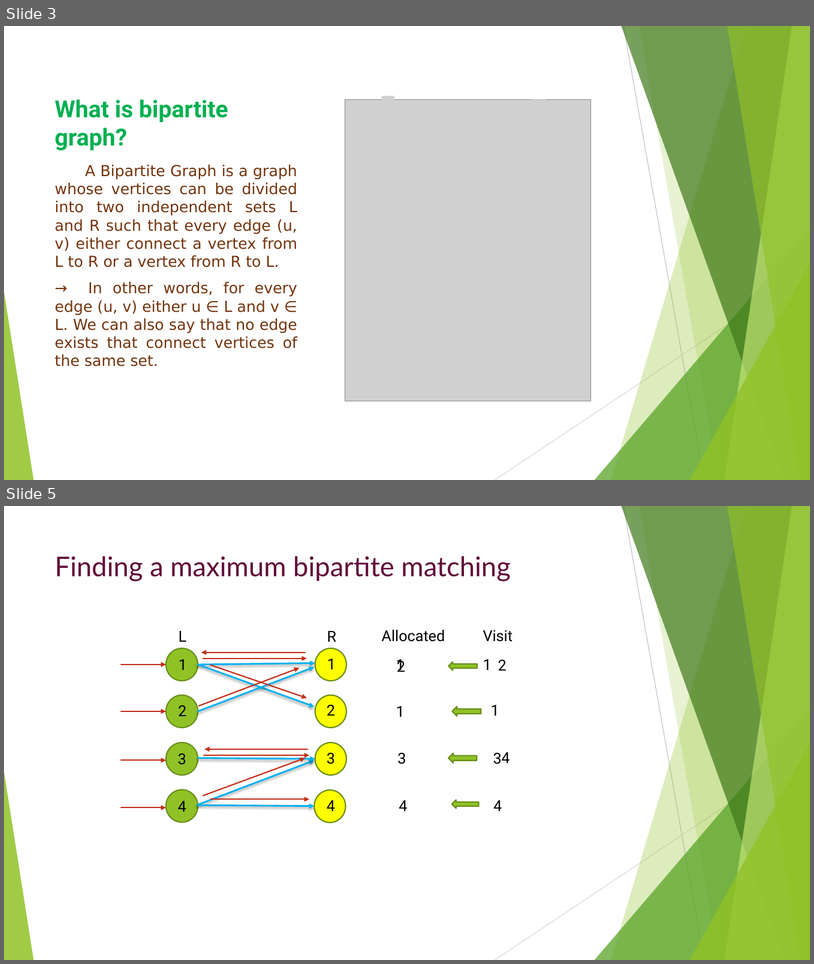
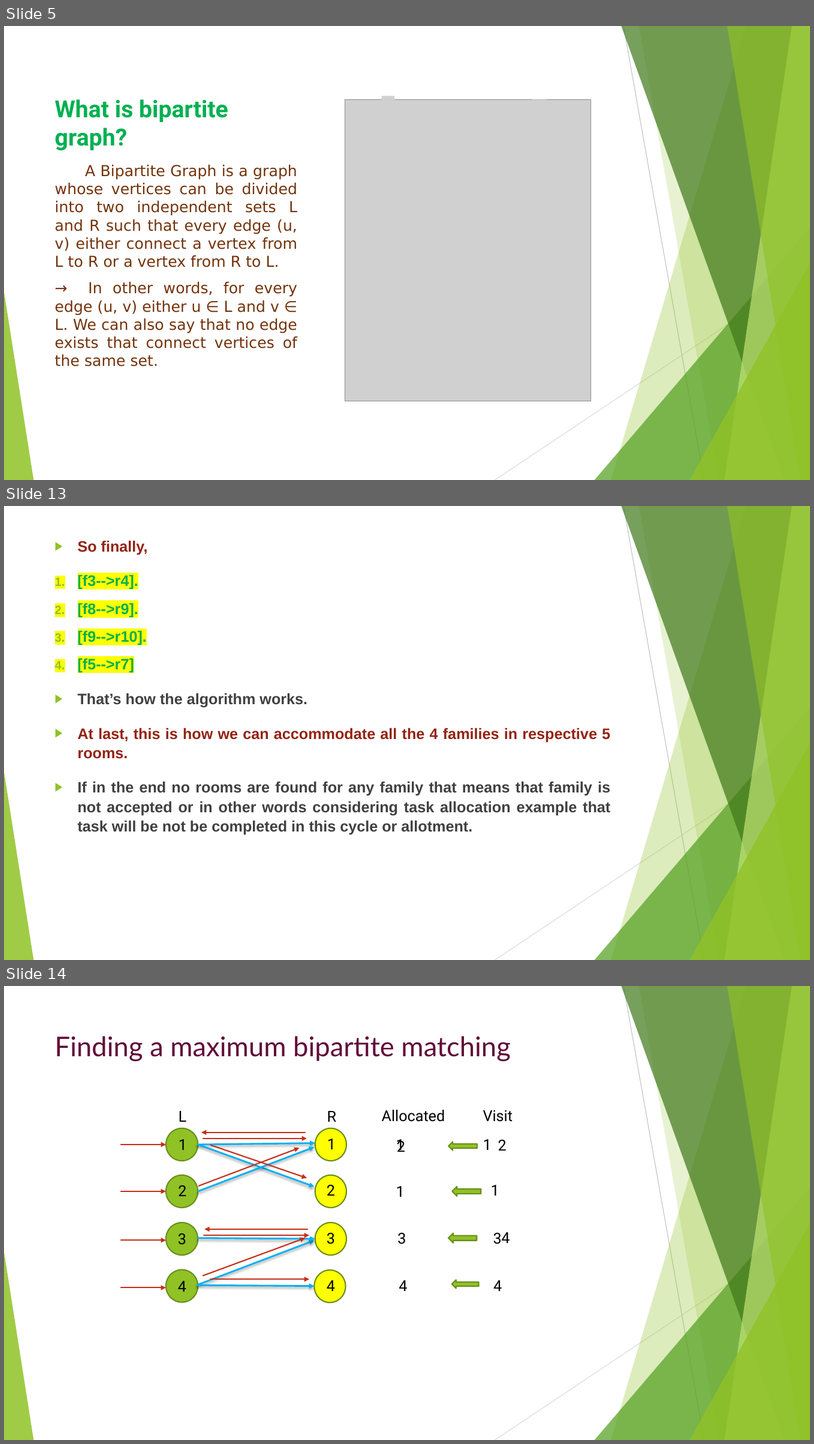
Before and after one commit to dhruv2803/DAA-Seminar, a slide deck: seminar.pptx. Shown one above the other, each under a label of ours: slides 3 and 5 before the commit, slides 5, 13 and 14 after it; the slides between them are not shown. The pictures are 814x964 and 814x1444 pixels, drawn with LibreOffice and Linux fonts; fonts in the diff are those of the drawing; grey boxes stand for pictures. Boxes give left, top, right and bottom in pixels: in the first picture for what was removed or moved away, otherwise in the second. Text is boxed around its words. In the diff, an @@ line names an element or a change of style, - is before the commit and + after.

```diff
--- a/seminar.pptx
+++ b/seminar.pptx
@@ slide 13 added at <box>4,506,810,960</box>, background #FFFFFF; not listed: 10 template elements that a slide beside it also shows @@
@@ text added at <box>78,540,611,835</box>, 18 pt, text #404040, bold @@
+▶ So finally,
+1. [f3-->r4].
+2. [f8-->r9].
+3. [f9-->r10].
+4. [f5-->r7]
+▶ That’s how the algorithm works.
+▶ At last, this is how we can accommodate all the 4 families in respective 5 rooms.
+▶ If in the end no rooms are found for any family that means that family is not accepted or in other words considering task allocation example that task will be not be completed in this cycle or allotment.
@@ what was slide 3 is now slide 5 @@
@@ what was slide 5 is now slide 14 @@
```
Also in this commit, not shown: 1 slide changed, 16 other slides added, 1 other file.
